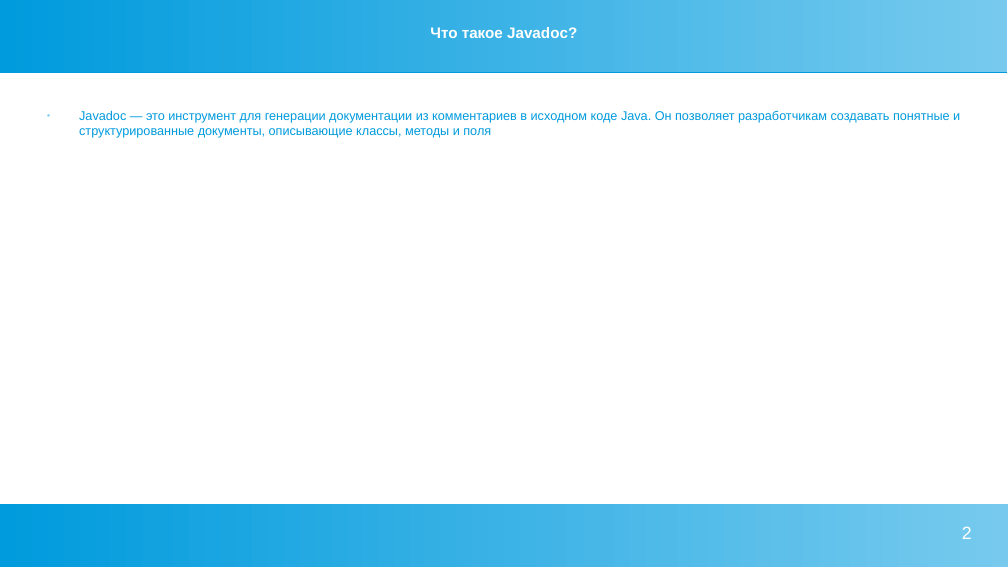
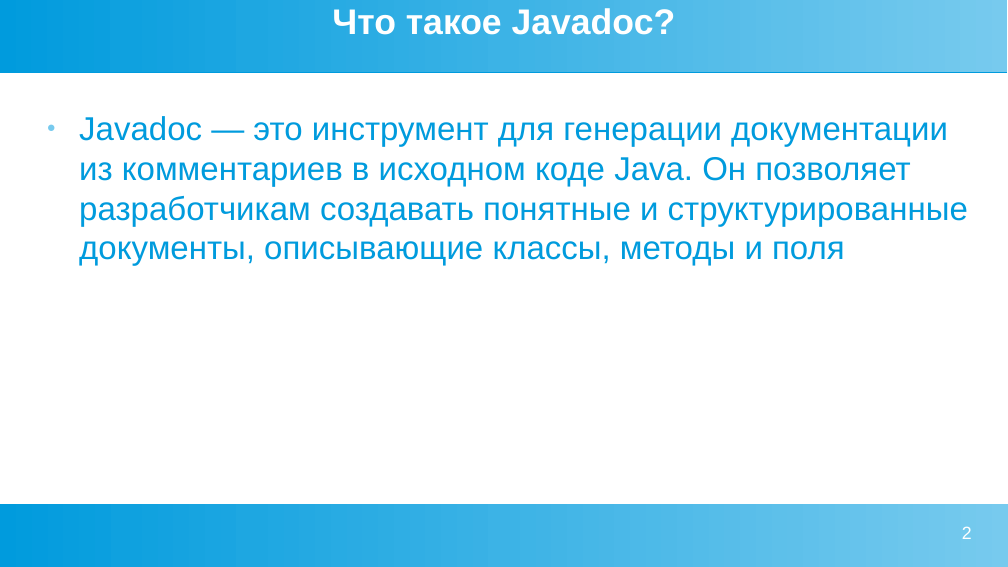
Before and after one commit to royalistofficial/java, a slide deck: slide 2 of доклад/javadoc.pptx. Drawn at 1008x567 pixels with LibreOffice and Linux fonts; fonts in the diff are those of the drawing. Boxes give left, top, right and bottom in pixels: in the first picture for what was removed or moved away, otherwise in the second. Text is boxed around its words. In the diff, an @@ line names an element or a change of style, - is before the commit and + after.

```diff
--- a/доклад/javadoc.pptx
+++ b/доклад/javadoc.pptx
@@ title "Что такое Javadoc?" at [332,8,676,35]: size 12 to 28 pt @@
@@ text "Javadoc — это инструмент для ..." at [79,116,968,266]: size 10 to 26 pt @@
```
Also in this commit, not shown: 2 other slides changed, 6 slides added, 1 slide removed, 4 other files.
